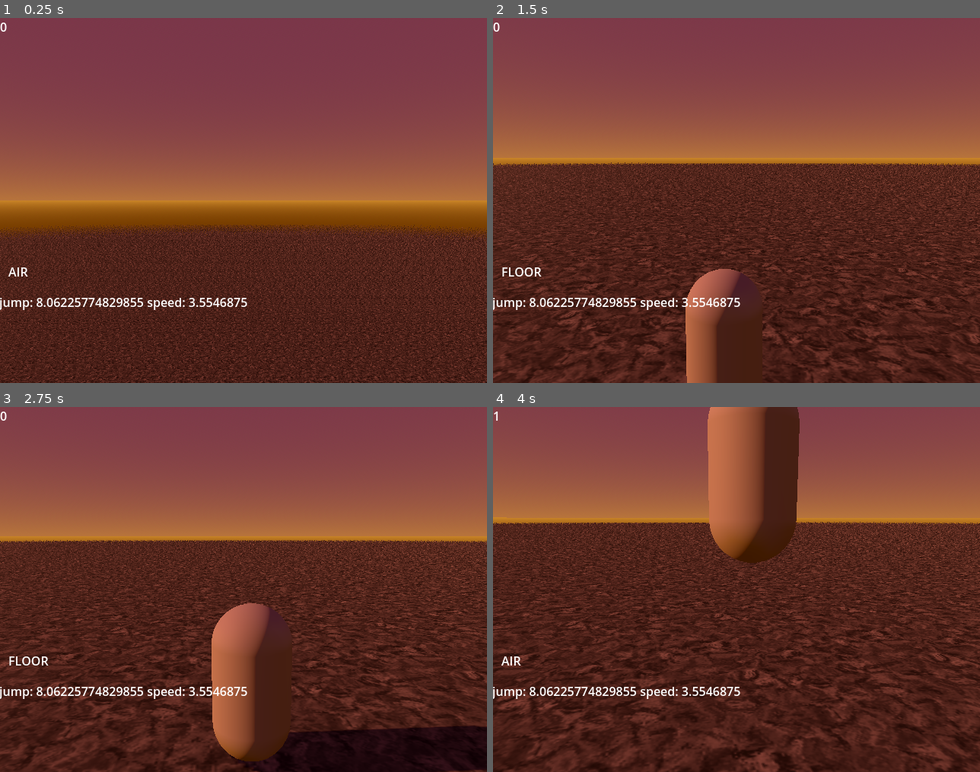
Above: before the commit, frames 1-4 (two rows, left to right).
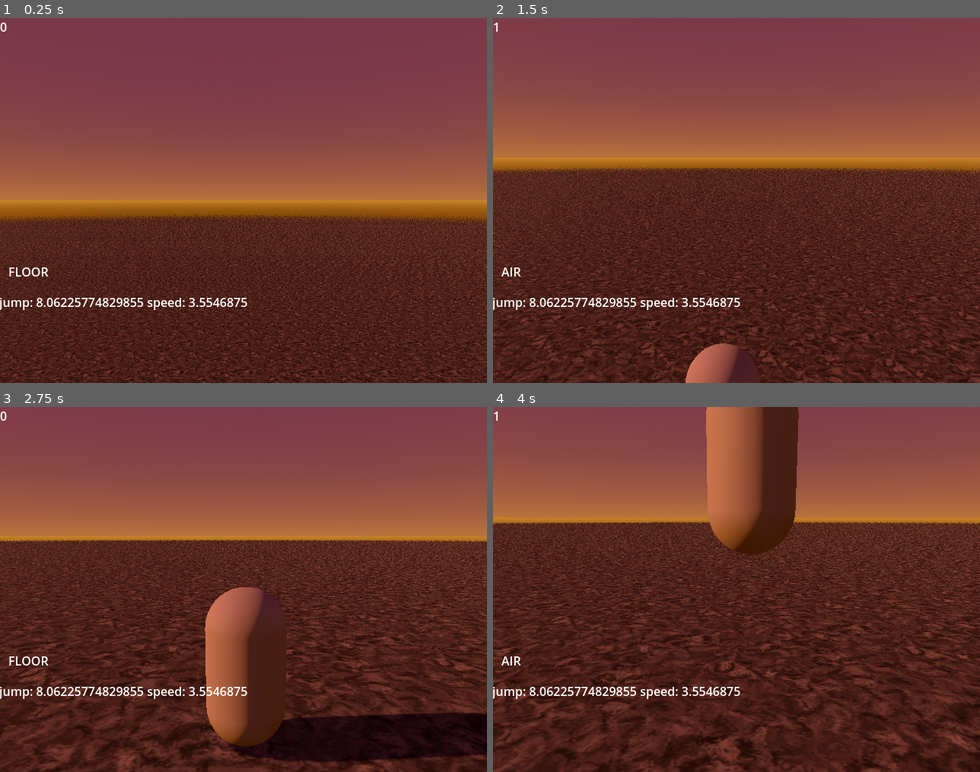
Above: after the commit, the same moments.

Repository: NoahChase/Sly-Cooper--A-Thief-in-Godot
Game: Godot game, scene res://Scenes/Worlds/MonacoGreybox.tscn
Same seed, same stepped clock (60 frames per second), same inputs: the game is played once before the commit and once after it. This scene is started directly instead of the project's main scene.
Inputs (mouse positions are in pixels of both pictures, inside the frame that each line leads up to):
- Up to frame 1 (0.25 s): no input
- Up to frame 2 (1.5 s): tap Enter (ui_accept) at 0.5, 0.77 s; move the mouse to (760, 200) at 0.52 s; hold Up (ui_up) from 0.53 s (still down); tap Q (circle) at 0.6, 1.35 s; move the mouse to (712, 200) at 1.27 s
- Up to frame 3 (2.75 s): keep holding Up (ui_up); tap Enter (ui_accept) at 1.52 s; move the mouse to (253, 582) at 2.02 s; tap Q (circle) at 2.1 s
- Up to frame 4 (4 s): keep holding Up (ui_up); move the mouse to (731, 596) at 2.77 s; tap Q (circle) at 2.85, 3.6 s; tap Enter (ui_accept) at 3.02, 3.77 s; move the mouse to (775, 593) at 3.52 s

The runs differ from the first frame. In frame 1, 14% of the frame differs, in the area x 0-100%, y 53-100%; in frame 2, 18%; in frame 3, 19%; in frame 4, 20%, in the area x 0-100%, y 0-100%.

Commit message:
Monaco Branch
Added Monaco Branch
Configured Snap for Monaco Level

Diff:
--- a/Scenes/Worlds/MonacoGreybox.tscn
+++ b/Scenes/Worlds/MonacoGreybox.tscn
@@ -73,7 +73,7 @@
 shadow_blur = 1.5
 
 [node name="Player_ Sly" parent="." node_paths=PackedStringArray("camera_parent") instance=ExtResource("1_ebu6a")]
-transform = Transform3D(1, -0.00020944, 0, 0.00020944, 1, 1.83098e-11, 0, -1.83098e-11, 1, -3.00212, 2.96533, -8)
+transform = Transform3D(1, -0.00020944, 0, 0.00020944, 1, 1.83098e-11, 0, -1.83098e-11, 1, -3.00212, -0.0346701, -8)
 camera_parent = NodePath("../Camera Parent")
 
 [node name="Camera Parent" parent="." node_paths=PackedStringArray("camera_player") instance=ExtResource("2_2iiy1")]
